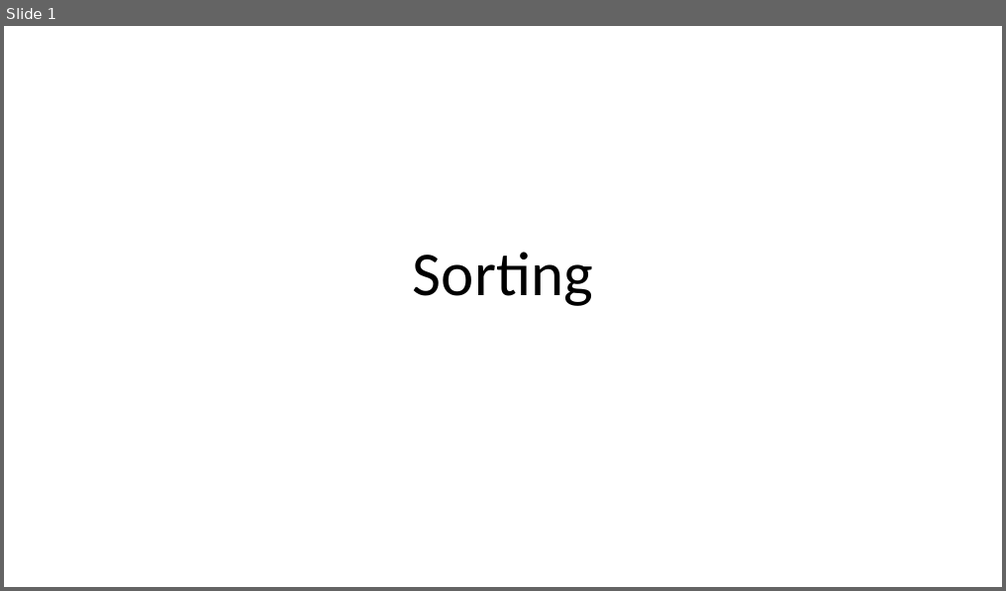
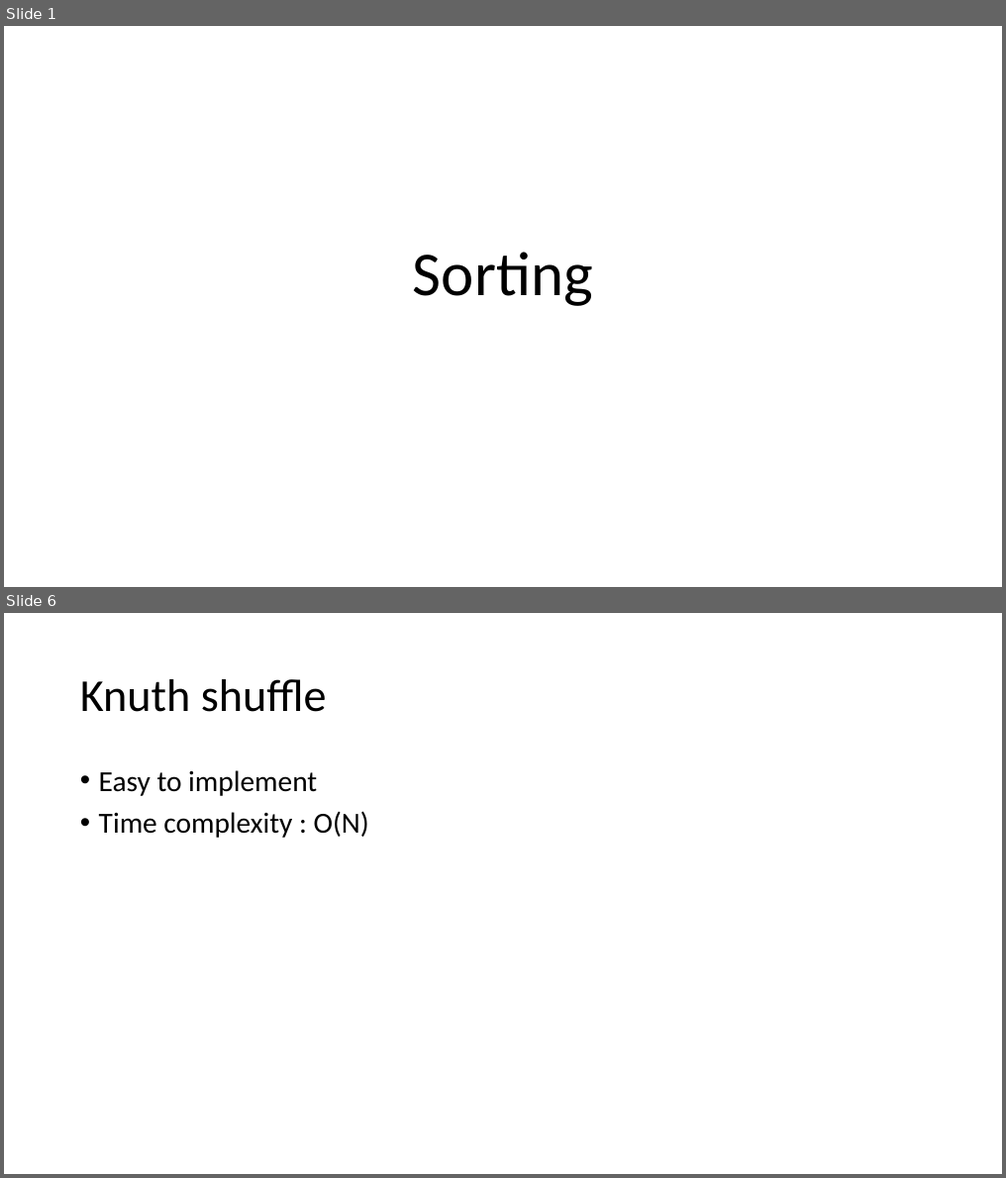
Before and after one commit to kwea123/cpp_data_algo, a slide deck: 5.pptx. Shown one above the other, each under a label of ours: slide 1 before the commit, slides 1 and 6 after it; the slides between them are not shown. The pictures are 1006x591 and 1006x1178 pixels, drawn with LibreOffice and Linux fonts; fonts in the diff are those of the drawing. Boxes give left, top, right and bottom in pixels: in the first picture for what was removed or moved away, otherwise in the second. Text is boxed around its words. In the diff, an @@ line names an element or a change of style, - is before the commit and + after.

```diff
--- a/5.pptx
+++ b/5.pptx
@@ slide 6 added at (4, 613, 1002, 1174), background #FFFFFF @@
@@ title added at (80, 679, 327, 712), 44 pt, text #000000 @@
+Knuth shuffle
@@ text added at (99, 770, 369, 838), 28 pt, text #000000 @@
+• Easy to implement
+• Time complexity : O(N)
```
Also in this commit, not shown: 37 other slides added, 10 other files.
